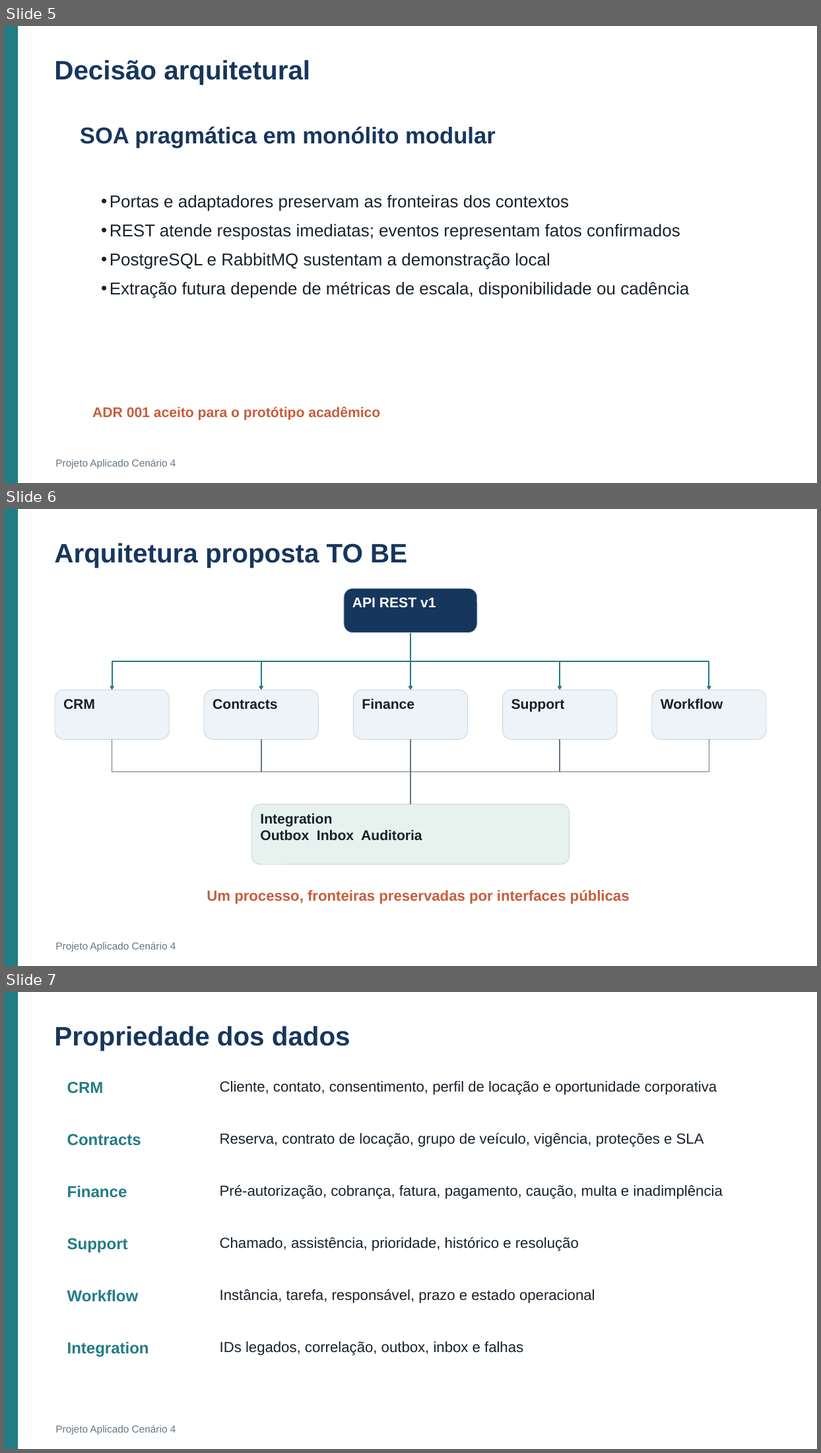
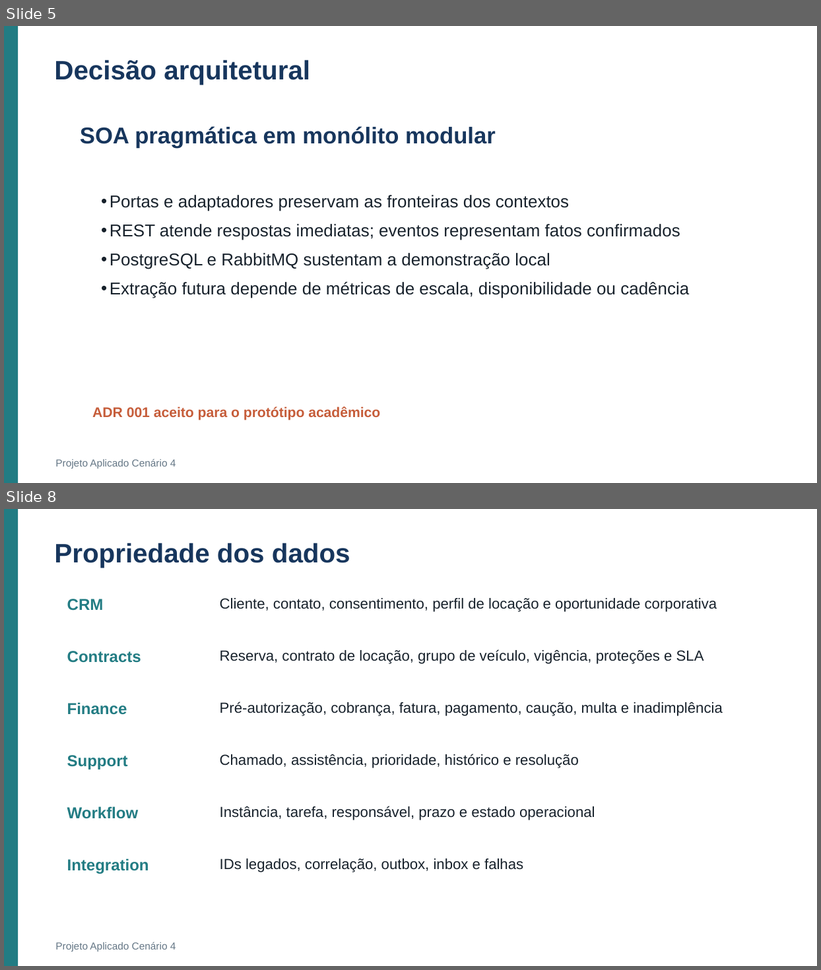
Before and after one commit to Roger-Quinelato/projetoAplicado7, a slide deck: output/Apresentacao_Cenario_4.pptx. Shown one above the other, each under a label of ours: slides 5, 6 and 7 before the commit, slides 5 and 8 after it; the slides between them are not shown. The pictures are 821x1453 and 821x970 pixels, drawn with LibreOffice and Linux fonts; fonts in the diff are those of the drawing. Boxes give left, top, right and bottom in pixels: in the first picture for what was removed or moved away, otherwise in the second. Text is boxed around its words. In the diff, an @@ line names an element or a change of style, - is before the commit and + after.

```diff
--- a/output/Apresentacao_Cenario_4.pptx
+++ b/output/Apresentacao_Cenario_4.pptx
@@ slide 6 removed at (x1=4, y1=509, x2=817, y2=966), background #FFFFFF @@
@@ rectangle removed at (x1=4, y1=509, x2=18, y2=966) @@
@@ text removed at (x1=54, y1=543, x2=407, y2=568) @@
-Arquitetura proposta TO BE
@@ rounded rectangle removed at (x1=344, y1=588, x2=477, y2=633) @@
-API REST v1
@@ elbow arrow removed from (411, 633) to (112, 690) @@
@@ elbow arrow removed from (411, 633) to (261, 690) @@
@@ arrow removed from (411, 633) to (411, 690) @@
@@ elbow arrow removed from (411, 633) to (560, 690) @@
@@ elbow arrow removed from (411, 633) to (709, 690) @@
@@ rounded rectangle removed at (x1=55, y1=690, x2=169, y2=739) @@
-CRM
@@ rounded rectangle removed at (x1=204, y1=690, x2=319, y2=739) @@
-Contracts
@@ rounded rectangle removed at (x1=354, y1=690, x2=468, y2=739) @@
-Finance
@@ rounded rectangle removed at (x1=503, y1=690, x2=618, y2=739) @@
-Support
@@ rounded rectangle removed at (x1=652, y1=690, x2=766, y2=739) @@
-Workflow
@@ elbow line removed from (112, 739) to (411, 804) @@
@@ elbow line removed from (261, 739) to (411, 804) @@
@@ line removed from (411, 739) to (411, 804) @@
@@ elbow line removed from (560, 739) to (411, 804) @@
@@ elbow line removed from (709, 739) to (411, 804) @@
@@ rounded rectangle removed at (x1=252, y1=804, x2=570, y2=865) @@
-Integration
-Outbox Inbox Auditoria
@@ text removed at (x1=207, y1=890, x2=630, y2=904) @@
-Um processo, fronteiras preservadas por interfaces públicas
@@ text removed at (x1=55, y1=942, x2=176, y2=952) @@
-Projeto Aplicado Cenário 4
@@ what was slide 7 is now slide 8 @@
```
Also in this commit, not shown: 7 slides changed, 5 slides added, 1 other slide removed, 1 other file.
